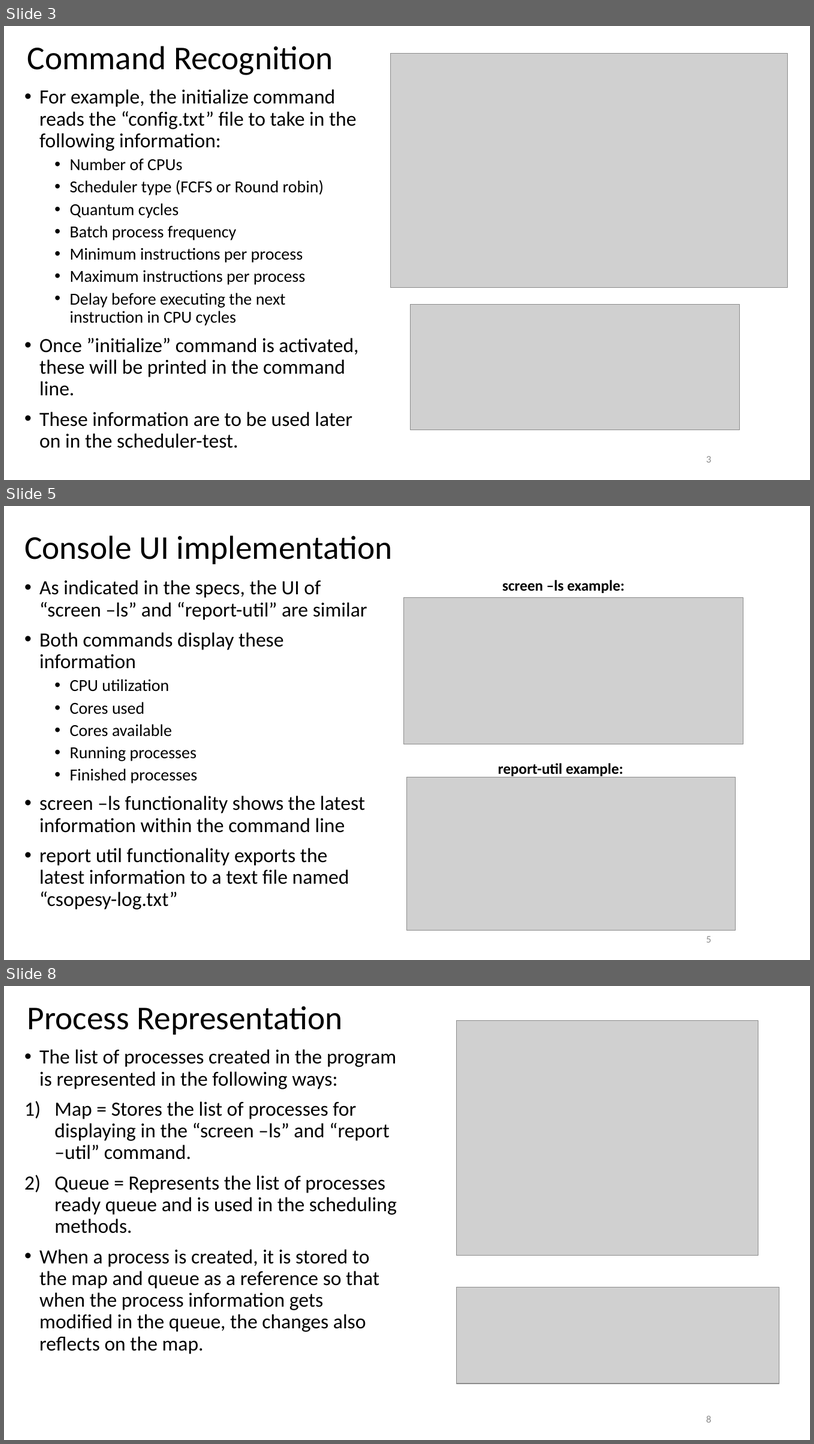
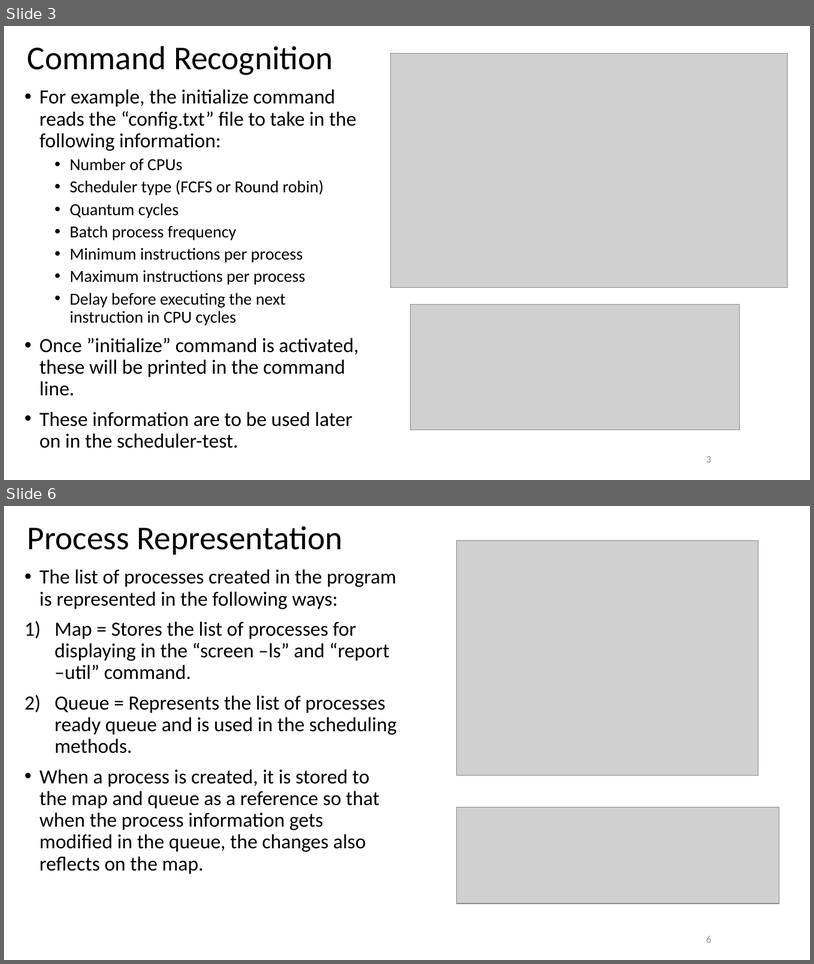
Before and after one commit to migsGUIao/CSOPESY_S12G25_Homeworks, a slide deck: MO2_PPT.pptx. Shown one above the other, each under a label of ours: slides 3, 5 and 8 before the commit, slides 3 and 6 after it; the slides between them are not shown. The pictures are 814x1444 and 814x964 pixels, drawn with LibreOffice and Linux fonts; fonts in the diff are those of the drawing; grey boxes stand for pictures; background and template pictures are left out. Boxes give left, top, right and bottom in pixels: in the first picture for what was removed or moved away, otherwise in the second. Text is boxed around its words. In the diff, an @@ line names an element or a change of style, - is before the commit and + after.

```diff
--- a/MO2_PPT.pptx
+++ b/MO2_PPT.pptx
@@ slide 5 removed at [4,506,810,960], background #FFFFFF @@
@@ title removed at [24,535,393,564] @@
-Console UI implementation
@@ text removed at [39,580,368,909] @@
-• As indicated in the specs, the UI of “screen –ls” and “report-util” are similar
-• Both commands display these information
-  • CPU utilization
-  • Cores used
-  • Cores available
-  • Running processes
-  • Finished processes
-• screen –ls functionality shows the latest information within the command line
-• report util functionality exports the latest information to a text file named “csopesy-log.txt”
@@ text removed at [503,580,625,593] @@
-screen –ls example:
@@ picture removed at [404,597,744,744] @@
@@ text removed at [498,763,624,778] @@
-report-util example:
@@ picture removed at [408,777,737,930] @@
@@ page number removed at [707,936,711,942] @@
-5
@@ what was slide 8 is now slide 6 @@
@@ page number at [707,936,711,942]: text changed @@
-8
+6
```
Also in this commit, not shown: 2 slides changed, 4 slides added, 2 other slides removed.
